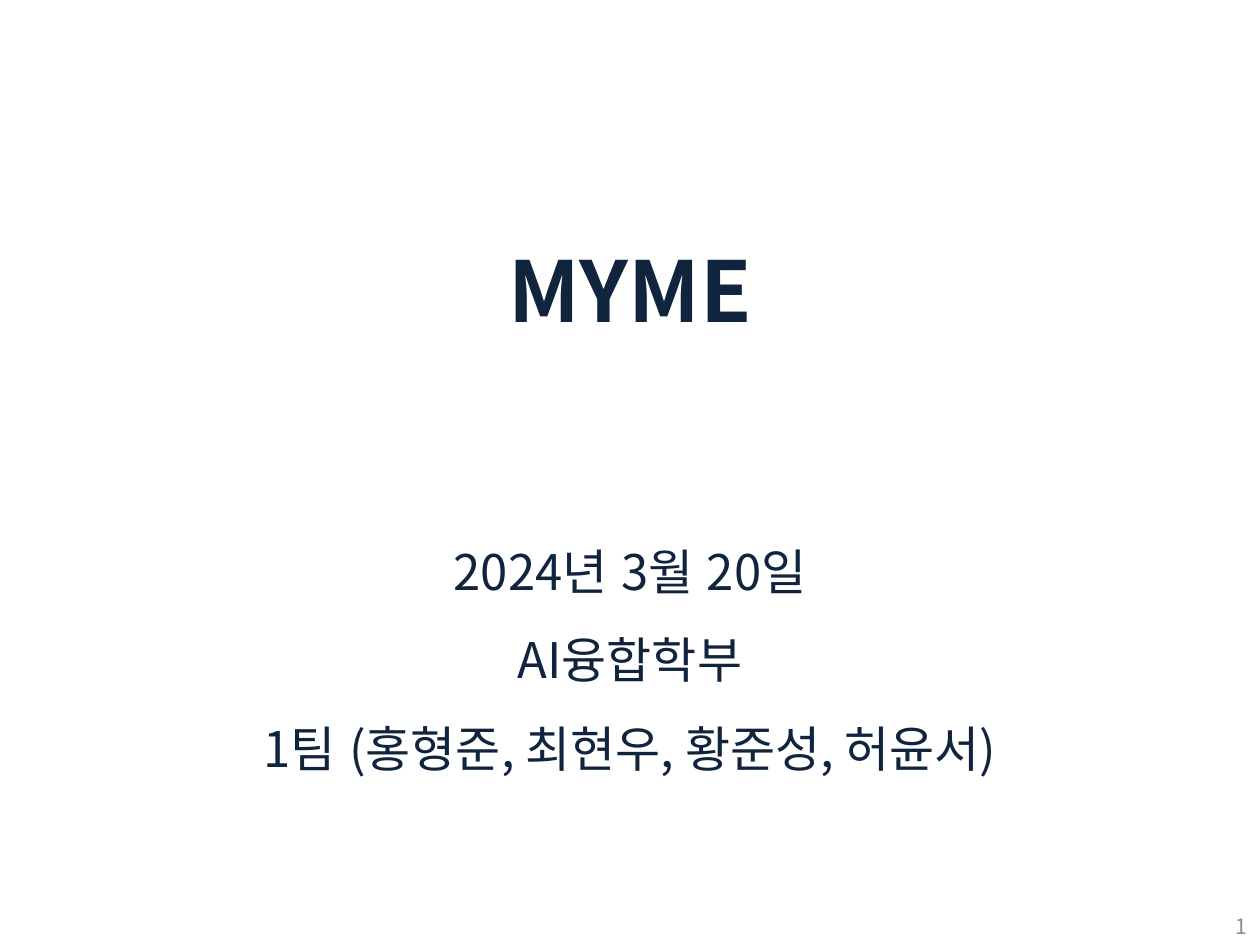
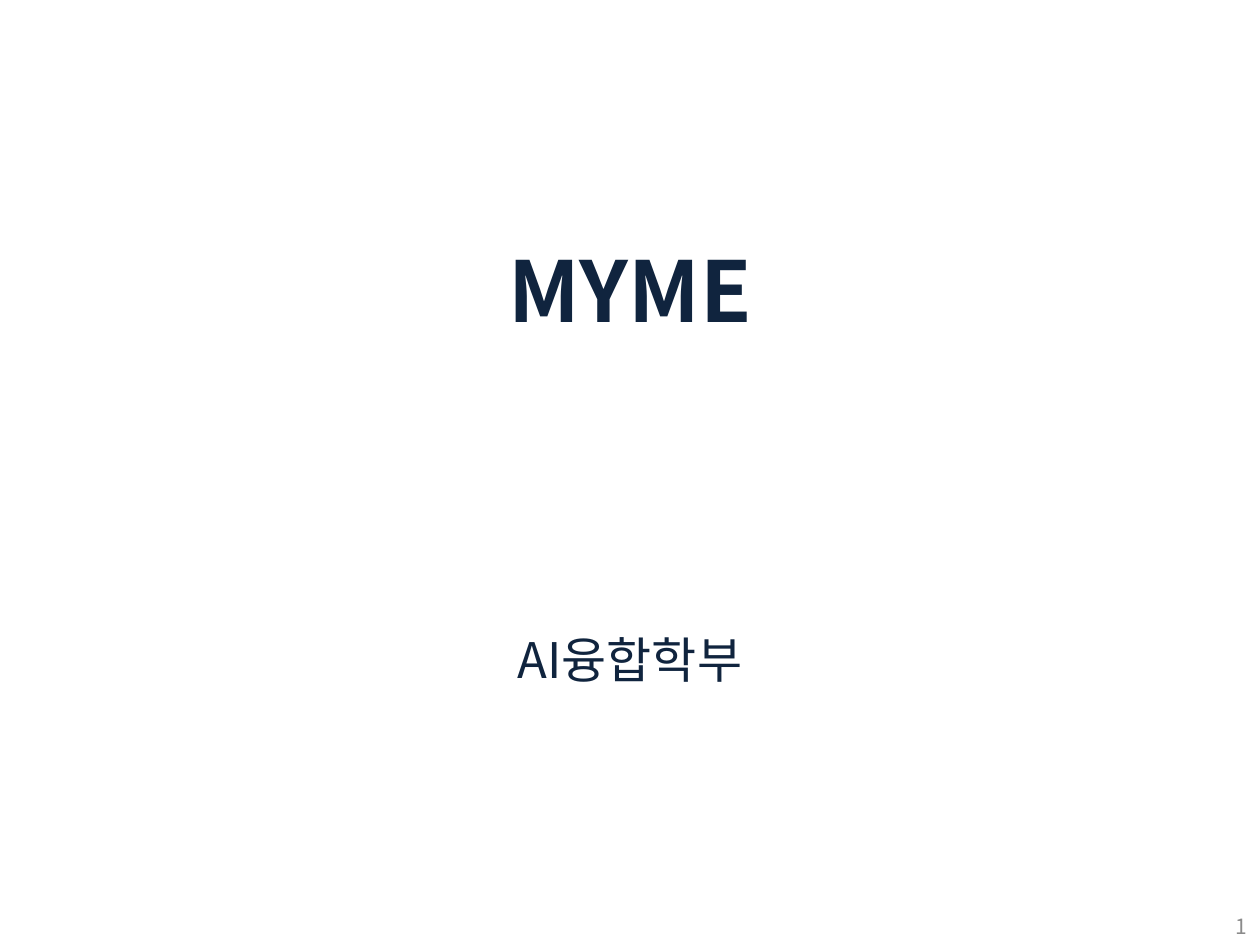
Before and after one commit to Hong-lol/sever11team, a slide deck: slide 1 of 서버프로그래밍11팀.pptx. Drawn at 1260x945 pixels with LibreOffice and Linux fonts; fonts in the diff are those of the drawing. Boxes give left, top, right and bottom in pixels: in the first picture for what was removed or moved away, otherwise in the second. Text is boxed around its words. In the diff, an @@ line names an element or a change of style, - is before the commit and + after.

```diff
--- a/서버프로그래밍11팀.pptx
+++ b/서버프로그래밍11팀.pptx
@@ subtitle at [454,549,806,594]: paragraph removed @@
-2024년 3월 20일
@@ subtitle at [264,726,997,777]: paragraph removed @@
-1팀 (홍형준, 최현우, 황준성, 허윤서)
```
Also in this commit, not shown: 4 other slides changed, 4 slides added, 2 slides removed, 9 other files.
